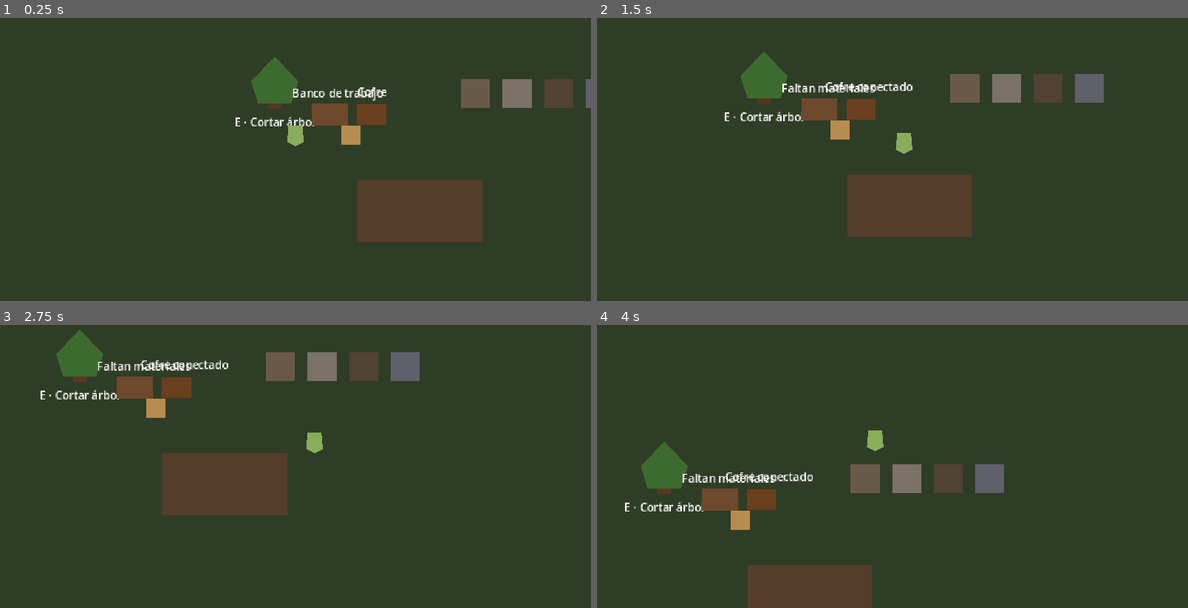
Above: before the commit, frames 1-4 (two rows, left to right).
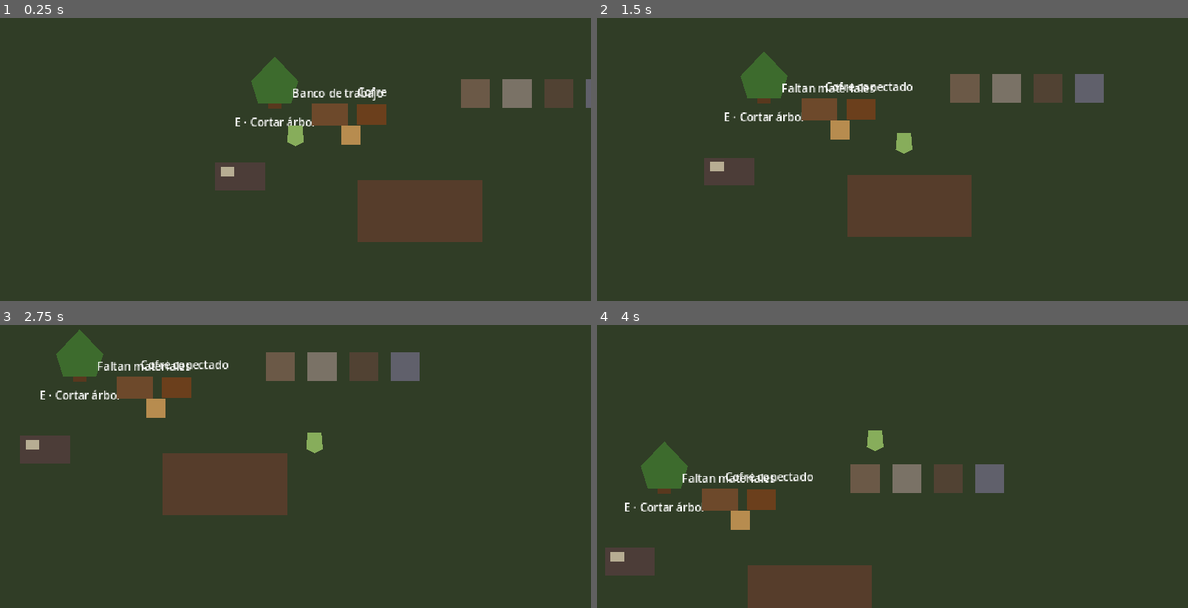
Above: after the commit, the same moments.

Repository: avarap/game1
Game: Godot game, scene res://main.tscn
The game is run twice, just before and just after one commit, with the same random seed, the same clock (stepped at 60 frames per second) and the same inputs.
Inputs:
- Up to frame 1 (0.25 s): no input
- Up to frame 2 (1.5 s): tap Enter at 0.5 s; hold D (move_right) 0.53-1.28 s; hold E (interact) 0.53-1.28 s; hold S (move_down) from 1.28 s (still down); tap E (interact) at 1.35 s
- Up to frame 3 (2.75 s): release S (move_down) at 2.03 s; hold D (move_right) from 2.03 s (still down); hold E (interact) from 2.03 s (still down)
- Up to frame 4 (4 s): release D (move_right) at 2.78 s; release E (interact) at 2.78 s; hold W (move_up) 2.78-3.53 s; tap E (interact) at 2.85 s; hold A (move_left) from 3.53 s (still down); hold E (interact) from 3.53 s (still down)

The runs differ from the first frame. In frame 1, 0.8% of the frame differs, in the area x 36-45%, y 51-61%; in frame 2, 0.8%; in frame 3, 0.8%; in frame 4, 0.8%.

Commit message:
feat: add simulation time and sleep loop

Diff:
--- a/autoload/save_manager.gd
+++ b/autoload/save_manager.gd
@@ -13,11 +13,7 @@
         "player": {},
         "world": world_data,
         "quests": {},
-        "time": {
-            "day": TimeManager.day,
-            "hour": TimeManager.hour,
-            "minute": TimeManager.minute
-        }
+        "time": TimeManager.snapshot()
     }
 
     var file := FileAccess.open(path, FileAccess.WRITE)
@@ -48,8 +44,7 @@
         GameLogger.warn("Save version requires migration")
 
     var time_data: Dictionary = payload.get("time", {})
-    TimeManager.day = int(time_data.get("day", 1))
-    TimeManager.set_time(int(time_data.get("hour", 6)), int(time_data.get("minute", 0)))
+    TimeManager.apply_snapshot(time_data)
 
     if apply_world_state:
         var world_data: Dictionary = payload.get("world", {})
--- a/autoload/time_manager.gd
+++ b/autoload/time_manager.gd
@@ -1,6 +1,8 @@
 extends Node
 
 const DAYS_PER_WEEK := 6
+const DEFAULT_WAKE_HOUR := 6
+const DEFAULT_WAKE_MINUTE := 0
 
 var day: int = 1
 var hour: int = 6
@@ -11,7 +13,7 @@
         return
 
     var total := TimeMath.to_total_minutes(hour, minute) + amount
-    var days_advanced := total / TimeMath.MINUTES_PER_DAY
+    var days_advanced: int = total / TimeMath.MINUTES_PER_DAY
     var normalized := TimeMath.normalize_total_minutes(total)
 
     hour = normalized.hour
@@ -28,3 +30,55 @@
     hour = normalized.hour
     minute = normalized.minute
     EventBus.time_changed.emit(hour, minute)
+
+func set_day(new_day: int) -> void:
+    var normalized_day := maxi(new_day, 1)
+    if normalized_day == day:
+        return
+    day = normalized_day
+    EventBus.day_changed.emit(day)
+
+func advance_to_next_day(wake_hour: int = DEFAULT_WAKE_HOUR, wake_minute: int = DEFAULT_WAKE_MINUTE) -> void:
+    day += 1
+    var normalized := TimeMath.normalize_total_minutes(TimeMath.to_total_minutes(wake_hour, wake_minute))
+    hour = normalized.hour
+    minute = normalized.minute
+    EventBus.day_changed.emit(day)
+    EventBus.time_changed.emit(hour, minute)
+
+func get_weekday_index() -> int:
+    return posmod(day - 1, DAYS_PER_WEEK)
+
+func get_weekday_name() -> String:
+    match get_weekday_index():
+        0:
+            return "Día del Sol"
+        1:
+            return "Día de la Luna"
+        2:
+            return "Día del Hierro"
+        3:
+            return "Día del Bosque"
+        4:
+            return "Día del Espíritu"
+        5:
+            return "Día del Comercio"
+        _:
+            return ""
+
+func snapshot() -> Dictionary:
+    return {
+        "day": day,
+        "hour": hour,
+        "minute": minute,
+    }
+
+func apply_snapshot(data: Dictionary) -> void:
+    day = maxi(int(data.get("day", 1)), 1)
+    var normalized := TimeMath.normalize_total_minutes(
+        TimeMath.to_total_minutes(int(data.get("hour", 6)), int(data.get("minute", 0)))
+    )
+    hour = normalized.hour
+    minute = normalized.minute
+    EventBus.day_changed.emit(day)
+    EventBus.time_changed.emit(hour, minute)
--- a/tests/run_tests.gd
+++ b/tests/run_tests.gd
@@ -3,6 +3,7 @@
 func _initialize() -> void:
     var failures: Array[String] = []
     _run_suite("TimeMath", TestTimeMath.run(), failures)
+    _run_suite("SimulationTime", TestSimulationTime.run(), failures)
     _run_suite("PlayerMovement", TestPlayerMovement.run(), failures)
     _run_suite("WalkingPrototype", TestWalkingPrototype.run(), failures)
     _run_suite("InventoryModel", TestInventoryModel.run(), failures)
--- /dev/null
+++ b/tests/test_simulation_time.gd
@@ -0,0 +1,76 @@
+class_name TestSimulationTime
+extends RefCounted
+
+static func run() -> Array[String]:
+    var failures: Array[String] = []
+    var tree := Engine.get_main_loop() as SceneTree
+    if tree == null:
+        failures.append("Simulation time test requires a SceneTree")
+        return failures
+
+    var time_manager := tree.root.get_node_or_null("TimeManager")
+    var save_manager := tree.root.get_node_or_null("SaveManager")
+    if time_manager == null or save_manager == null:
+        failures.append("TimeManager and SaveManager autoloads should exist")
+        return failures
+
+    var original_time: Dictionary = time_manager.call("snapshot")
+
+    time_manager.call("apply_snapshot", {"day": 1, "hour": 6, "minute": 0})
+    if str(time_manager.call("get_weekday_name")) != "Día del Sol":
+        failures.append("Day 1 should be Día del Sol")
+
+    time_manager.call("apply_snapshot", {"day": 6, "hour": 23, "minute": 50})
+    if str(time_manager.call("get_weekday_name")) != "Día del Comercio":
+        failures.append("Day 6 should be Día del Comercio")
+    time_manager.call("add_minutes", 20)
+    if int(time_manager.get("day")) != 7 or int(time_manager.get("hour")) != 0 or int(time_manager.get("minute")) != 10:
+        failures.append("TimeManager should advance the day when minutes cross midnight")
+    if str(time_manager.call("get_weekday_name")) != "Día del Sol":
+        failures.append("Weekday should wrap after the six-day week")
+
+    var world_scene := load("res://world/world.tscn") as PackedScene
+    if world_scene == null:
+        failures.append("Simulation test should load world/world.tscn")
+        time_manager.call("apply_snapshot", original_time)
+        return failures
+
+    var world := world_scene.instantiate()
+    tree.root.add_child(world)
+    var player := world.get_node_or_null("Player")
+    var sleep_spot := world.get_node_or_null("SleepSpot")
+    var energy: EnergyComponent = null
+    if player != null:
+        energy = player.get_node_or_null("EnergyComponent") as EnergyComponent
+
+    if not sleep_spot is SleepSpot:
+        failures.append("World should expose a SleepSpot interactable")
+    if energy == null:
+        failures.append("Player should expose EnergyComponent for sleep recovery")
+    else:
+        energy.spend(73)
+        time_manager.call("apply_snapshot", {"day": 3, "hour": 22, "minute": 30})
+        if sleep_spot is SleepSpot:
+            sleep_spot.interact(player)
+            if int(time_manager.get("day")) != 4 or int(time_manager.get("hour")) != 6 or int(time_manager.get("minute")) != 0:
+                failures.append("Sleeping should advance to the next day at 06:00")
+            if energy.current_energy != energy.max_energy:
+                failures.append("Sleeping should fully restore player energy")
+
+    tree.root.remove_child(world)
+    world.free()
+
+    var save_path := "user://test_simulation_time.json"
+    time_manager.call("apply_snapshot", {"day": 9, "hour": 21, "minute": 45})
+    if not bool(save_manager.call("save_game", save_path, {"test": {"ok": true}})):
+        failures.append("SaveManager should persist TimeManager snapshot")
+    else:
+        time_manager.call("apply_snapshot", {"day": 1, "hour": 6, "minute": 0})
+        save_manager.call("load_game", save_path, false)
+        if int(time_manager.get("day")) != 9 or int(time_manager.get("hour")) != 21 or int(time_manager.get("minute")) != 45:
+            failures.append("SaveManager should restore TimeManager snapshot")
+    if FileAccess.file_exists(save_path):
+        DirAccess.remove_absolute(ProjectSettings.globalize_path(save_path))
+
+    time_manager.call("apply_snapshot", original_time)
+    return failures
--- /dev/null
+++ b/world/interactables/sleep_spot.gd
@@ -0,0 +1,24 @@
+class_name SleepSpot
+extends Interactable
+
+@export var wake_hour: int = 6
+@export var wake_minute: int = 0
+
+func _on_interact(actor: Node) -> void:
+    if actor == null:
+        return
+
+    var energy := actor.get_node_or_null("EnergyComponent") as EnergyComponent
+    if energy == null:
+        return
+
+    var tree := actor.get_tree()
+    if tree == null:
+        return
+
+    var time_manager := tree.root.get_node_or_null("TimeManager")
+    if time_manager == null or not time_manager.has_method("advance_to_next_day"):
+        return
+
+    time_manager.call("advance_to_next_day", wake_hour, wake_minute)
+    energy.restore(energy.max_energy)
--- a/world/world.tscn
+++ b/world/world.tscn
@@ -8,6 +8,7 @@
 [ext_resource type="Script" path="res://world/cemetery/cemetery_controller.gd" id="6_cemetery_controller"]
 [ext_resource type="Script" path="res://world/cemetery/cemetery_action.gd" id="7_cemetery_action"]
 [ext_resource type="Resource" path="res://data/cemetery/default_rating.tres" id="8_rating"]
+[ext_resource type="Script" path="res://world/interactables/sleep_spot.gd" id="9_sleep"]
 
 [sub_resource type="RectangleShape2D" id="Wall_horizontal"]
 size = Vector2(1600, 32)
@@ -23,6 +24,9 @@
 
 [sub_resource type="RectangleShape2D" id="Cemetery_action_shape"]
 size = Vector2(42, 42)
+
+[sub_resource type="RectangleShape2D" id="Sleep_shape"]
+size = Vector2(72, 40)
 
 [node name="World" type="Node2D"]
 y_sort_enabled = true
@@ -43,6 +47,24 @@
 
 [node name="StorageChest" parent="." instance=ExtResource("5_chest")]
 position = Vector2(750, 330)
+
+[node name="SleepSpot" type="Area2D" parent="."]
+position = Vector2(560, 420)
+collision_layer = 2
+collision_mask = 0
+script = ExtResource("9_sleep")
+prompt = "Dormir hasta el amanecer"
+
+[node name="Visual" type="Polygon2D" parent="SleepSpot"]
+polygon = PackedVector2Array(-36, -20, 36, -20, 36, 20, -36, 20)
+color = Color(0.3, 0.24, 0.22, 1)
+
+[node name="Pillow" type="Polygon2D" parent="SleepSpot"]
+polygon = PackedVector2Array(-28, -14, -8, -14, -8, 0, -28, 0)
+color = Color(0.72, 0.68, 0.58, 1)
+
+[node name="CollisionShape2D" type="CollisionShape2D" parent="SleepSpot"]
+shape = SubResource("Sleep_shape")
 
 [node name="CemeteryController" type="Node" parent="."]
 script = ExtResource("6_cemetery_controller")
Not shown: 1 places in world/world.tscn that only renumber resources
